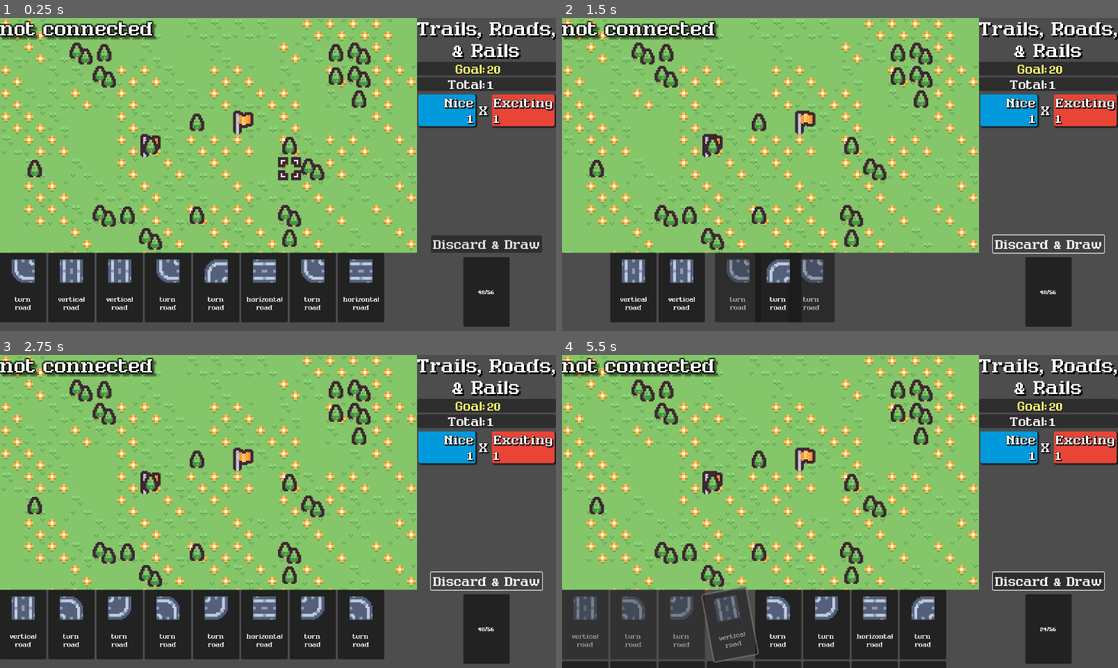
Above: before the commit, frames 1-4 (two rows, left to right).
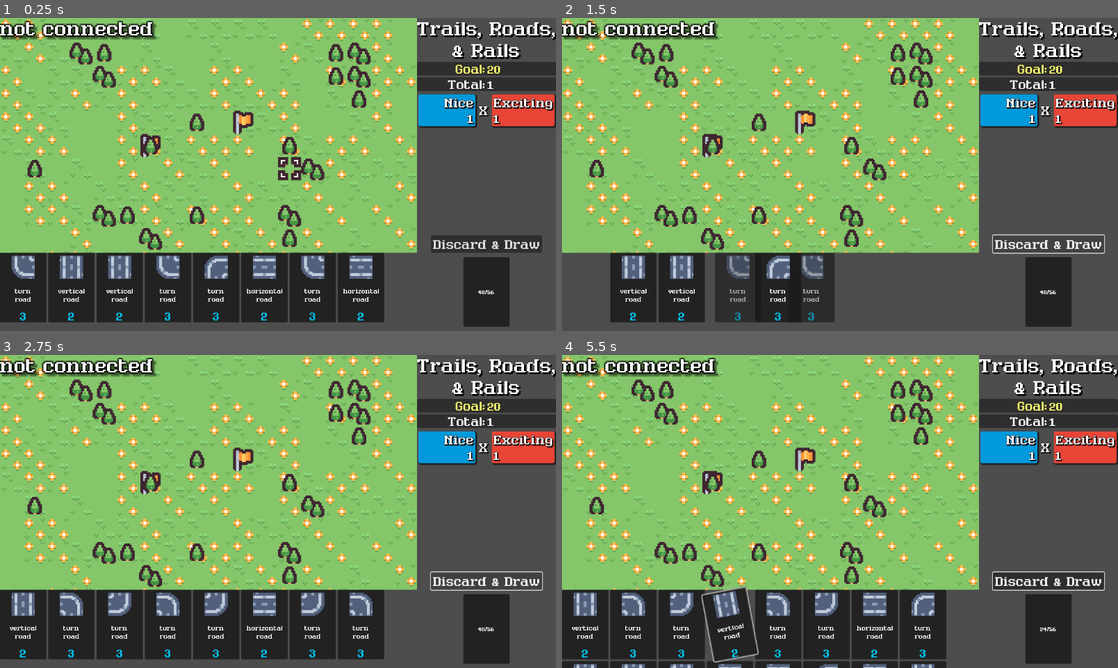
Above: after the commit, the same moments.

Repository: nuzcraft/trails-roads-rails
Game: Godot game, scene res://scenes/main.tscn
The game is run twice, just before and just after one commit, with the same random seed, the same clock (stepped at 60 frames per second) and the same inputs.
Inputs (mouse positions are in pixels of both pictures, inside the frame that each line leads up to):
- Up to frame 1 (0.25 s): no input
- Up to frame 2 (1.5 s): click "Discard & Draw" at 0.5 s; click "Discard & Draw" at 1.25 s
- Up to frame 3 (2.75 s): click "Discard & Draw" at 2 s
- Up to frame 4 (5.5 s): move the mouse to (584, 624) at 2.77 s; click (584, 624) at 2.92 s; move the mouse to (634, 624) at 3.52 s; click (634, 624) at 3.67 s; move the mouse to (684, 624) at 4.27 s; click (684, 624) at 4.42 s; move the mouse to (728, 624) at 5.02 s; click (728, 624) at 5.17 s

The runs differ from the first frame. In frame 1, 2.7% of the frame differs, in the area x 2-69%, y 75-97%; in frame 2, 1.5%; in frame 3, 2.6%; in frame 4, 3.7%, in the area x 1-67%, y 74-100%.

Commit message:
adding some colors

Diff:
--- /dev/null
+++ b/resources/kenney-colors.gd
@@ -0,0 +1,18 @@
+extends Resource
+class_name KenneyColors
+
+const LIGHT_RED = Color("#ff7571")
+const DARK_RED = Color("#aa2c23")
+const RED = Color("#e84537")
+const ORANGE = Color("ff9336")
+const YELLOW = Color("fdbe53")
+const LIGHT_GREEN = Color("aae393")
+const DARK_GREEN = Color("439545")
+const GREEN = Color("65a556")
+const SKY_BLUE = Color("75e3ff")
+const LIGHT_BLUE = Color("00c6f4")
+const DARK_BLUE = Color("0077c5")
+const BLUE = Color("009adc")
+const LIGHT_GREY = Color("8b9bb4")
+const DARK_GREY = Color("52607c")
+const GREY = Color("677794")
--- a/scenes/card/card.gd
+++ b/scenes/card/card.gd
@@ -30,6 +30,12 @@
 	var tex: AtlasTexture = $PanelContainer/VBoxContainer/TextureRect.texture
 	atlas_pos = tex.region.position / 16
 	$PanelContainer/VBoxContainer/Label.text = card_name
+	$PanelContainer/VBoxContainer/HBoxContainer/NiceLabel.text = str(nice_score)
+	if nice_score == 0:
+		$PanelContainer/VBoxContainer/HBoxContainer/NiceLabel.hide()
+	$PanelContainer/VBoxContainer/HBoxContainer/ExcitingLabel.text = str(exciting_score)
+	if exciting_score == 0:
+		$PanelContainer/VBoxContainer/HBoxContainer/ExcitingLabel.hide()
 
 func _process(delta: float) -> void:
 	match current_state:
@@ -72,6 +78,7 @@
 
 func switch_state_to_static() -> void:
 	switch_state(STATE.STATIC)
+	modulate.a = 1.0
 
 func on_static_tween_finished():
 	card_returned_to_hand.emit(self)
--- a/scenes/card/card.tscn
+++ b/scenes/card/card.tscn
@@ -19,6 +19,14 @@
 [sub_resource type="AtlasTexture" id="AtlasTexture_vt1ow"]
 atlas = ExtResource("1_rxqnl")
 region = Rect2(0, 96, 16, 16)
+
+[sub_resource type="LabelSettings" id="LabelSettings_mg8oo"]
+font_size = 32
+font_color = Color(0, 0.776471, 0.956863, 1)
+
+[sub_resource type="LabelSettings" id="LabelSettings_se3hv"]
+font_size = 32
+font_color = Color(0.909804, 0.270588, 0.215686, 1)
 
 [node name="Card" type="Control"]
 custom_minimum_size = Vector2(96, 144)
@@ -81,10 +89,21 @@
 vertical_alignment = 1
 autowrap_mode = 2
 
-[node name="Spacer3" type="Control" parent="PanelContainer/VBoxContainer"]
+[node name="HBoxContainer" type="HBoxContainer" parent="PanelContainer/VBoxContainer"]
 layout_mode = 2
-size_flags_vertical = 6
-mouse_filter = 1
+alignment = 1
+
+[node name="NiceLabel" type="Label" parent="PanelContainer/VBoxContainer/HBoxContainer"]
+layout_mode = 2
+size_flags_horizontal = 6
+text = "0"
+label_settings = SubResource("LabelSettings_mg8oo")
+
+[node name="ExcitingLabel" type="Label" parent="PanelContainer/VBoxContainer/HBoxContainer"]
+layout_mode = 2
+size_flags_horizontal = 6
+text = "0"
+label_settings = SubResource("LabelSettings_se3hv")
 
 [connection signal="gui_input" from="." to="." method="_on_gui_input"]
 [connection signal="mouse_entered" from="." to="." method="_on_mouse_entered"]
--- a/scenes/main.gd
+++ b/scenes/main.gd
@@ -102,27 +102,54 @@
 	return astar
 
 func add_point_to_astar(cell_pos: Vector2, conn_array: Array[String]) -> int:
-	#TODO remove connections when cells are overwritten
+	for id in astar.get_point_ids():
+		if astar.get_point_position(id) == cell_pos:
+			#print('removing old astar point')
+			astar.remove_point(id)
 	var current_id: int = astar.get_available_point_id()
 	astar.add_point(current_id, cell_pos)
 	print("current cell is %d at point %d, %d with conns %s" % [current_id, cell_pos.x, cell_pos.y, conn_array])
 	for other_id in astar.get_point_ids():
-		var diff: Vector2 = astar.get_point_position(other_id) - Vector2(cell_pos)
+		var other_pos: Vector2 = astar.get_point_position(other_id)
+		var diff: Vector2 = other_pos - cell_pos
+		var other_card: Card
+		if cards_in_play.has(other_pos):
+			other_card = cards_in_play[other_pos]
 		print("other id %d is %d, %d spaces away" % [other_id, diff.x, diff.y])
 		#print(diff)
 		for conn in conn_array:
 			if conn == "N" and diff == Vector2(0, -1):
-				astar.connect_points(current_id, other_id)
-				print("connected to the north")
+				if other_pos == source or other_pos == target:
+					astar.connect_points(current_id, other_id)
+					print("connected to the north")
+				elif other_card:
+					if other_card.connection_array.has("S"):
+						astar.connect_points(current_id, other_id)
+						print("connected to the north")
 			elif conn == "S" and diff == Vector2(0, 1):
-				astar.connect_points(current_id, other_id)
-				print("connected to the south")
+				if other_pos == source or other_pos == target:
+					astar.connect_points(current_id, other_id)
+					print("connected to the south")
+				elif other_card:
+					if other_card.connection_array.has("N"):
+						astar.connect_points(current_id, other_id)
+						print("connected to the south")
 			elif conn == "E" and diff == Vector2(1, 0):
-				astar.connect_points(current_id, other_id)
-				print("connected to the east")
+				if other_pos == source or other_pos == target:
+					astar.connect_points(current_id, other_id)
+					print("connected to the east")
+				elif other_card:
+					if other_card.connection_array.has("W"):
+						astar.connect_points(current_id, other_id)
+						print("connected to the east")
 			elif conn == "W" and diff == Vector2(-1, 0):
-				astar.connect_points(current_id, other_id)
-				print("connected to the west")
+				if other_pos == source or other_pos == target:
+					astar.connect_points(current_id, other_id)
+					print("connected to the west")
+				elif other_card:
+					if other_card.connection_array.has("E"):
+						astar.connect_points(current_id, other_id)
+						print("connected to the west")
 	return current_id
 
 func check_astar_path(src: Vector2, trgt: Vector2) -> Array:
@@ -183,7 +210,7 @@
 				var pop = POP_UP.instantiate()
 				pop.operator = "+"
 				pop.amount = nice
-				pop.mod = Color.DODGER_BLUE
+				pop.mod = KenneyColors.BLUE
 				sub_viewport_container.add_child(pop)
 				pop.position = pos * 16 * 3 #+ Vector2(16, -16)
 				await get_tree().create_timer(0.4).timeout
@@ -194,7 +221,7 @@
 				var pop = POP_UP.instantiate()
 				pop.operator = "+"
 				pop.amount = exciting
-				pop.mod = Color.LIGHT_CORAL
+				pop.mod = KenneyColors.RED
 				sub_viewport_container.add_child(pop)
 				pop.position = pos * 16 * 3 #+ Vector2(16, -16)
 				await get_tree().create_timer(0.4).timeout
@@ -211,7 +238,7 @@
 						var pop = POP_UP.instantiate()
 						pop.operator = "+"
 						pop.amount = forest_nice
-						pop.mod = Color.DODGER_BLUE
+						pop.mod = KenneyColors.BLUE
 						sub_viewport_container.add_child(pop)
 						pop.position = pos * 16 * 3 #+ Vector2(16, -16)
 						await get_tree().create_timer(0.4).timeout
@@ -222,7 +249,7 @@
 						var pop = POP_UP.instantiate()
 						pop.operator = "+"
 						pop.amount = forest_exciting
-						pop.mod = Color.LIGHT_CORAL
+						pop.mod = KenneyColors.RED
 						sub_viewport_container.add_child(pop)
 						pop.position = pos * 16 * 3 #+ Vector2(16, -16)
 						await get_tree().create_timer(0.4).timeout
--- a/scenes/main.tscn
+++ b/scenes/main.tscn
@@ -103,7 +103,7 @@
 tile_set = ExtResource("1_ow657")
 
 [node name="GridCursor" parent="Control/SubViewportContainer/SubViewport" instance=ExtResource("2_7h2p8")]
-position = Vector2(840, 472)
+position = Vector2(-104, -56)
 
 [node name="SubViewport2" type="SubViewport" parent="Control/SubViewportContainer"]
 transparent_bg = true
Not shown: 1 places in scenes/card/card.tscn that only renumber resources
Not shown, added: screenshots/006_big_path.gif
